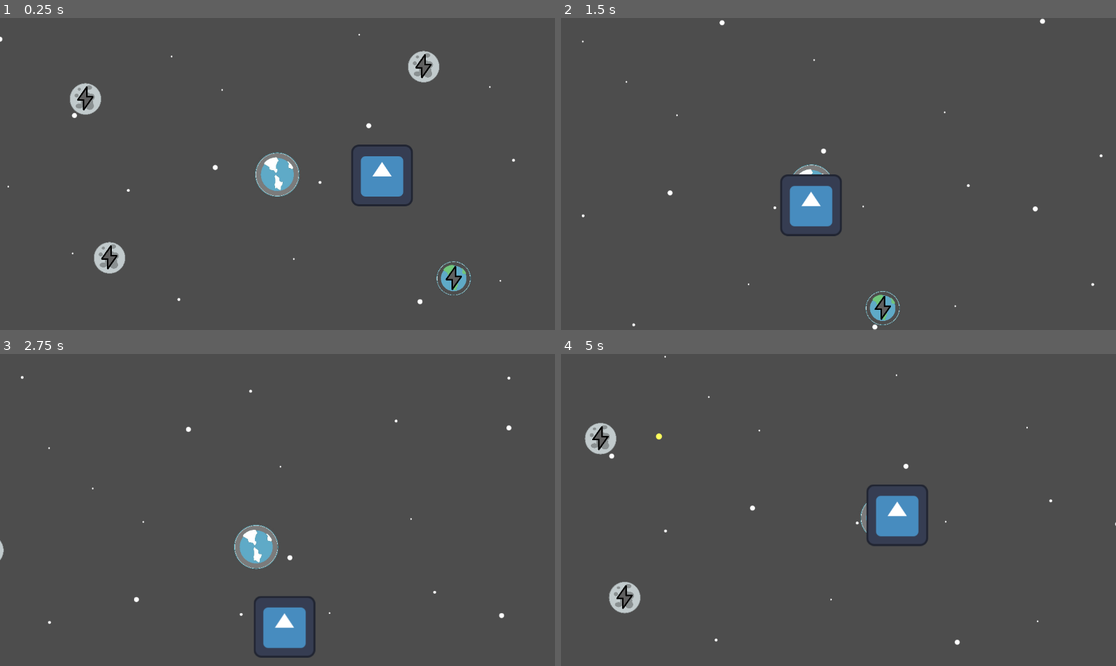
Above: before the commit, frames 1-4 (two rows, left to right).
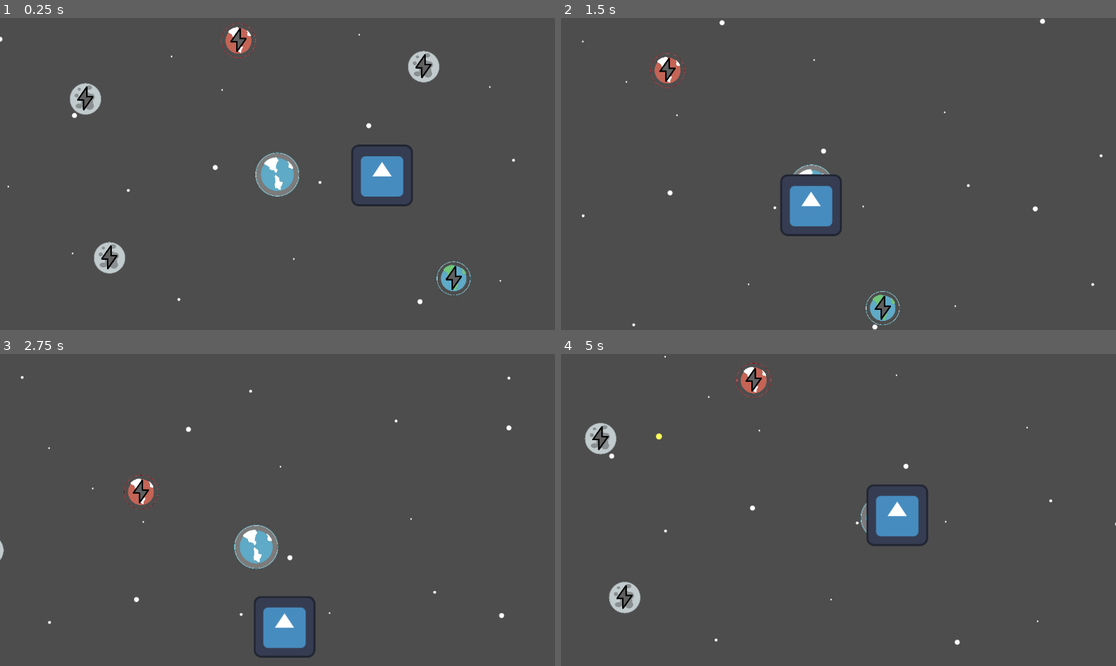
Above: after the commit, the same moments.

Repository: newohrim/planet-cycle-2d
Game: Godot game, scene res://scenes/levels/main.tscn
The game is run twice, just before and just after one commit, with the same random seed, the same clock (stepped at 60 frames per second) and the same inputs. The engine's default icon, where the game draws it, is replaced by a stand-in: a white triangle on a blue panel in a dark square.
Inputs (mouse positions are in pixels of both pictures, inside the frame that each line leads up to):
- Up to frame 1 (0.25 s): no input
- Up to frame 2 (1.5 s): tap Enter at 0.5 s; move the mouse to (960, 158) at 0.52 s; hold Space (Consume) 0.53-1.28 s; move the mouse to (727, 189) at 1.27 s; tap Space (Consume) at 1.35 s
- Up to frame 3 (2.75 s): move the mouse to (333, 441) at 2.02 s; hold Space (Consume) from 2.03 s (still down)
- Up to frame 4 (5 s): move the mouse to (810, 572) at 2.77 s; release Space (Consume) at 2.78 s; tap Space (Consume) at 2.85, 4.35 s; move the mouse to (1005, 556) at 3.52 s; hold Space (Consume) 3.53-4.28 s; move the mouse to (672, 463) at 4.27 s

The runs differ from the first frame. In frame 1, 0.3% of the frame differs, in the area x 39-47%, y 1-13%; in frame 2, 0.3%; in frame 3, 0.3%; in frame 4, 0.3%.

Commit message:
added red moon providing horde of asteroids bonus

Diff:
--- /dev/null
+++ b/scenes/bonuses/bonus_horde.tscn
@@ -0,0 +1,9 @@
+[gd_scene load_steps=2 format=3 uid="uid://b8pbkk06eo3d2"]
+
+[ext_resource type="PackedScene" uid="uid://10cx1o5smjii" path="res://scenes/bonuses/bonus_generic.tscn" id="1_bea18"]
+
+[node name="BonusHorde" instance=ExtResource("1_bea18")]
+target_state = Array[int]([16])
+
+[node name="Timer" parent="." index="0"]
+wait_time = 5.0
--- /dev/null
+++ b/scenes/entities/asteroid_red.tscn
@@ -0,0 +1,8 @@
+[gd_scene load_steps=2 format=3 uid="uid://btp23idwwlh66"]
+
+[ext_resource type="PackedScene" uid="uid://dc5fu62hds7dd" path="res://scenes/entities/asteroid.tscn" id="1_0acw1"]
+
+[node name="AsteroidRed" instance=ExtResource("1_0acw1")]
+
+[node name="Sprite2D" parent="." index="0"]
+modulate = Color(1, 0.19607843, 0.28235295, 1)
--- a/scenes/entities/moon_base.tscn
+++ b/scenes/entities/moon_base.tscn
@@ -13,7 +13,7 @@
 [ext_resource type="Script" uid="uid://bcw0wxwfbp4eq" path="res://scripts/components/destroy_when_far_away.gd" id="12_xjrq8"]
 
 [sub_resource type="CircleShape2D" id="CircleShape2D_b0kkn"]
-radius = 34.222378
+radius = 34.782757
 
 [node name="Moon" type="Node2D"]
 script = ExtResource("1_eftg1")
--- /dev/null
+++ b/scenes/entities/moon_horde.tscn
@@ -0,0 +1,15 @@
+[gd_scene load_steps=4 format=3 uid="uid://bxbl7q6215pu"]
+
+[ext_resource type="PackedScene" uid="uid://b61p68o1ltjth" path="res://scenes/entities/moon_base.tscn" id="1_wmdwf"]
+[ext_resource type="Texture2D" uid="uid://bfew5f1neg162" path="res://assets/sprites/moons/MoonHorde.png" id="2_u7rvc"]
+[ext_resource type="PackedScene" uid="uid://b8pbkk06eo3d2" path="res://scenes/bonuses/bonus_horde.tscn" id="3_wpjja"]
+
+[node name="MoonHorde" instance=ExtResource("1_wmdwf")]
+
+[node name="PlanetSprite" parent="." index="0"]
+position = Vector2(-0.2, 0.425)
+scale = Vector2(0.088, 0.088)
+texture = ExtResource("2_u7rvc")
+
+[node name="BonusProvider" parent="." index="4"]
+bonusScene = ExtResource("3_wpjja")
--- a/scenes/levels/main.tscn
+++ b/scenes/levels/main.tscn
@@ -1,14 +1,17 @@
-[gd_scene load_steps=10 format=3 uid="uid://br37fox2sv645"]
+[gd_scene load_steps=13 format=3 uid="uid://br37fox2sv645"]
 
 [ext_resource type="PackedScene" uid="uid://be17nt4mpyrg7" path="res://scenes/entities/player.tscn" id="1_b6bv0"]
 [ext_resource type="PackedScene" uid="uid://0q4ejkfrux1r" path="res://scenes/spawners/moon_spawner.tscn" id="1_ubwgw"]
 [ext_resource type="Script" uid="uid://edsa7hn0nv8a" path="res://scripts/components/player_camera_movement_component.gd" id="2_ubwgw"]
 [ext_resource type="PackedScene" uid="uid://bec7qqefqmqh5" path="res://scenes/spawners/asteroid_spawner.tscn" id="2_vkq25"]
+[ext_resource type="Script" uid="uid://dvt7e7ivd0ly" path="res://scripts/nodes/spawners/change_spawner_asteroid_on_horde.gd" id="3_2xkjh"]
 [ext_resource type="Texture2D" uid="uid://c6wsjvhyo56db" path="res://assets/sprites/background/stars.png" id="3_vkq25"]
 [ext_resource type="Script" uid="uid://23fe0je0xtif" path="res://scripts/components/background_scroll_component.gd" id="4_7lrji"]
+[ext_resource type="PackedScene" uid="uid://btp23idwwlh66" path="res://scenes/entities/asteroid_red.tscn" id="4_dj21o"]
 [ext_resource type="Texture2D" uid="uid://jyx3g3vkkqp" path="res://icon.svg" id="5_rssyh"]
 [ext_resource type="PackedScene" uid="uid://p1sro2dj74bq" path="res://scenes/entities/moon_simple.tscn" id="8_vkq25"]
 [ext_resource type="PackedScene" uid="uid://8168qfbfq2o8" path="res://scenes/entities/moon_healing.tscn" id="9_7lrji"]
+[ext_resource type="PackedScene" uid="uid://bxbl7q6215pu" path="res://scenes/entities/moon_horde.tscn" id="10_rssyh"]
 
 [node name="Root" type="Node2D"]
 
@@ -17,6 +20,10 @@
 
 [node name="AsteroidSpawner" parent="." node_paths=PackedStringArray("pivot") instance=ExtResource("2_vkq25")]
 pivot = NodePath("../Player")
+
+[node name="ChangeAsteroidOnHorde" type="Node" parent="AsteroidSpawner"]
+script = ExtResource("3_2xkjh")
+asteroidRed = ExtResource("4_dj21o")
 
 [node name="Player" parent="." groups=["player"] instance=ExtResource("1_b6bv0")]
 
@@ -52,3 +59,6 @@
 
 [node name="Moon4" parent="." instance=ExtResource("9_7lrji")]
 position = Vector2(366, 216)
+
+[node name="MoonHorde" parent="." instance=ExtResource("10_rssyh")]
+position = Vector2(-81, -278)
--- a/scenes/spawners/asteroid_spawner.tscn
+++ b/scenes/spawners/asteroid_spawner.tscn
@@ -1,9 +1,10 @@
-[gd_scene load_steps=5 format=3 uid="uid://bec7qqefqmqh5"]
+[gd_scene load_steps=6 format=3 uid="uid://bec7qqefqmqh5"]
 
 [ext_resource type="PackedScene" uid="uid://b3jtfmm3uyo6o" path="res://scenes/spawners/base_spawner.tscn" id="1_rte43"]
 [ext_resource type="Script" uid="uid://ubwqw6j57tfb" path="res://scripts/nodes/spawners/position_provider_on_circle.gd" id="2_61w2t"]
 [ext_resource type="PackedScene" uid="uid://dc5fu62hds7dd" path="res://scenes/entities/asteroid.tscn" id="2_i4yy1"]
-[ext_resource type="Script" uid="uid://bqv5i2k0hv3t2" path="res://scripts/nodes/misc/random_timer.gd" id="4_hc4iq"]
+[ext_resource type="Script" uid="uid://dpn4f520q14xc" path="res://scripts/nodes/spawners/spawn_amount_provider_asteroids.gd" id="4_5iila"]
+[ext_resource type="Script" uid="uid://cof32unkdd237" path="res://scripts/nodes/spawners/spawn_period_timer_asteroids.gd" id="5_5iila"]
 
 [node name="AsteroidSpawner" instance=ExtResource("1_rte43")]
 
@@ -14,8 +15,12 @@
 script = ExtResource("2_61w2t")
 radius = 2500.0
 
+[node name="AmountProvider" parent="." index="2"]
+script = ExtResource("4_5iila")
+amount_on_horde = 3
+
 [node name="SpawnPeriodTimer" parent="." index="3"]
 autostart = false
-script = ExtResource("4_hc4iq")
+script = ExtResource("5_5iila")
 min_period = 0.2
 max_period = 1.0
--- /dev/null
+++ b/scripts/nodes/spawners/change_spawner_asteroid_on_horde.gd
@@ -0,0 +1,18 @@
+extends Node
+
+@export
+var asteroidRed : PackedScene
+
+var initialScenes : Array[PackedScene]
+
+func _ready() -> void:
+	initialScenes = (get_parent() as ScrollingSpawner).scene_provider.scenes.duplicate(true)
+	ProjectGlobals.player_state.state_changed.connect(_on_player_state_changed)
+
+func _on_player_state_changed(flag : PlayerState.PLAYER_STATE_E, value : bool) -> void:
+	if flag == PlayerState.PLAYER_STATE_E.IS_HORDE_MODE:
+		var spawner = get_parent() as ScrollingSpawner
+		if value:
+			spawner.scene_provider.scenes.assign([asteroidRed])
+		else:
+			spawner.scene_provider.scenes.assign(initialScenes)
--- a/scripts/nodes/spawners/scrolling_spawner.gd
+++ b/scripts/nodes/spawners/scrolling_spawner.gd
@@ -1,4 +1,4 @@
-class_name MoonSpawner
+class_name ScrollingSpawner
 extends Node
 
 @export
--- /dev/null
+++ b/scripts/nodes/spawners/spawn_amount_provider_asteroids.gd
@@ -0,0 +1,15 @@
+class_name SpawnAmountProviderAsteroids
+extends SpawnAmountProviderConstant
+
+@export
+var amount_on_horde = 10
+
+@onready
+var initialAmount = amount
+
+func _ready() -> void:
+	ProjectGlobals.player_state.state_changed.connect(_on_player_state_changed)
+
+func _on_player_state_changed(flag : PlayerState.PLAYER_STATE_E, value : bool) -> void:
+	if flag == PlayerState.PLAYER_STATE_E.IS_HORDE_MODE:
+		amount = amount_on_horde if value else initialAmount
--- /dev/null
+++ b/scripts/nodes/spawners/spawn_period_timer_asteroids.gd
@@ -0,0 +1,27 @@
+class_name SpawnPeriodTimerAsteroids
+extends RandomTimer
+
+@export
+var min_period_on_horde = 0.1
+
+@export
+var max_period_on_horde = 0.3
+
+@onready
+var initialMinPeriod = min_period
+
+@onready
+var initialMaxPeriod = max_period
+
+func _ready() -> void:
+	super._ready()
+	ProjectGlobals.player_state.state_changed.connect(_on_player_state_changed)
+
+func _on_player_state_changed(flag : PlayerState.PLAYER_STATE_E, value : bool) -> void:
+	if flag == PlayerState.PLAYER_STATE_E.IS_HORDE_MODE:
+		if value:
+			min_period = min_period_on_horde
+			max_period = max_period_on_horde
+		else:
+			min_period = initialMinPeriod
+			max_period = initialMaxPeriod
--- a/scripts/states/player_state.gd
+++ b/scripts/states/player_state.gd
@@ -8,6 +8,7 @@
 	IS_INVULNERABLE = 1 << 1,
 	IS_HEALING = 1 << 2,
 	IS_IGNORE_DAMAGE = 1 << 3,
+	IS_HORDE_MODE = 1 << 4,
 
 	DEFAULT = 0
 }
Binary file added: assets/sprites/moons/MoonHorde.png
Not shown, added: assets/sprites/moons/MoonHorde.png.import
Not shown, added: scripts/nodes/spawners/change_spawner_asteroid_on_horde.gd.uid
Not shown, added: scripts/nodes/spawners/spawn_amount_provider_asteroids.gd.uid
Not shown, added: scripts/nodes/spawners/spawn_period_timer_asteroids.gd.uid
Not shown, changed: .gitignore
